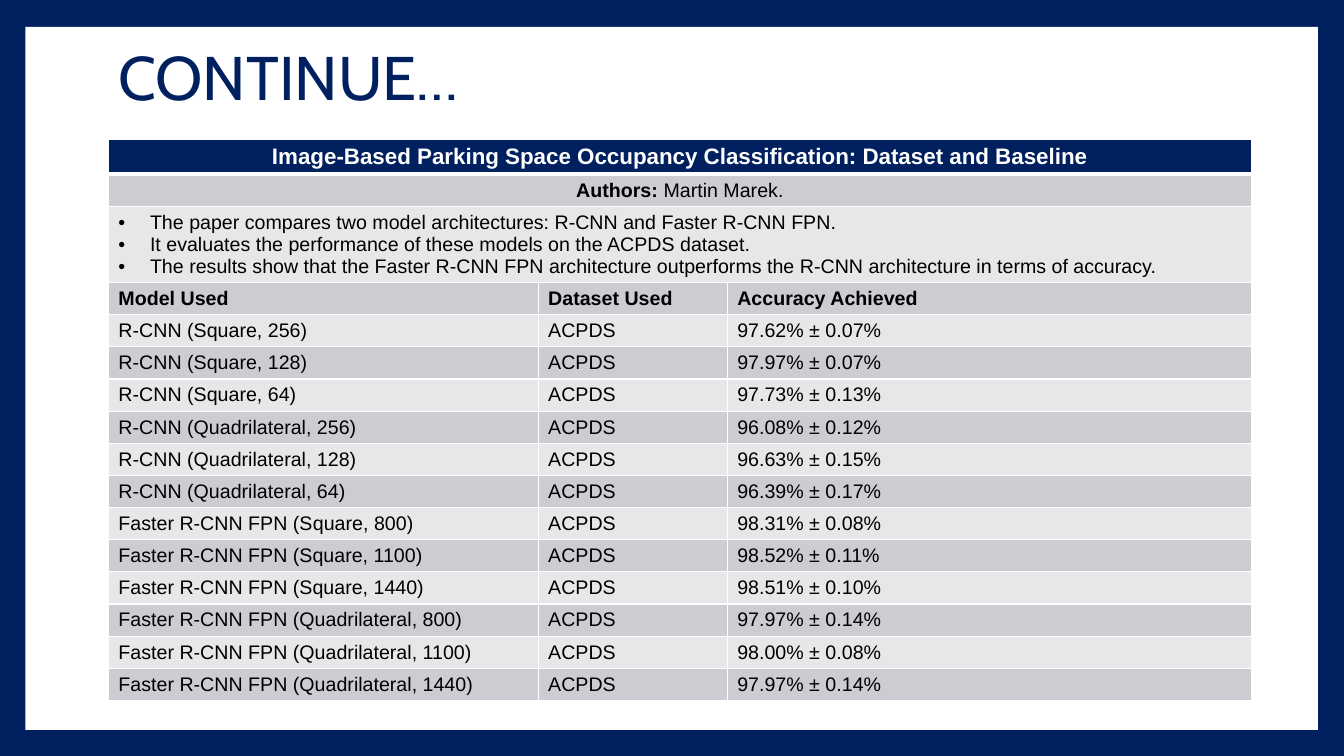
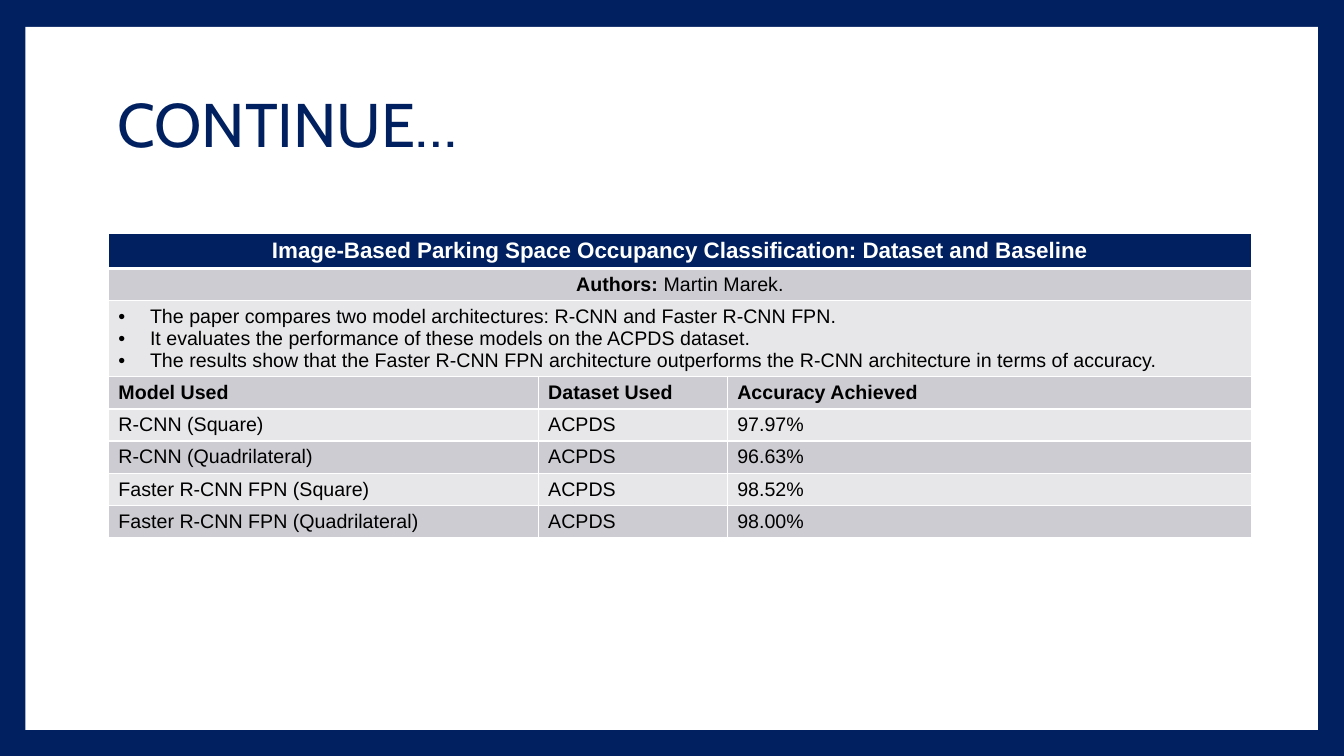
Before and after one commit to hassanarif1231/mphildata, a slide deck: slide 7 of Defence_Thesis.pptx. Drawn at 1344x756 pixels with LibreOffice and Linux fonts; fonts in the diff are those of the drawing. Boxes give left, top, right and bottom in pixels: in the first picture for what was removed or moved away, otherwise in the second. Text is boxed around its words. In the diff, an @@ line names an element or a change of style, - is before the commit and + after.

```diff
--- a/Defence_Thesis.pptx
+++ b/Defence_Thesis.pptx
@@ title "CONTINUE…": place and size @@
-title "CONTINUE…" at <box>118,56,458,101</box>
+title "CONTINUE…" at <box>117,103,457,148</box>
@@ table at <box>109,234,1252,554</box> @@
-row 5: R-CNN (Square, 256) | ACPDS | 97.62% ± 0.07%
-row 6: R-CNN (Square, 128) | ACPDS | 97.97% ± 0.07%
-row 7: R-CNN (Square, 64) | ACPDS | 97.73% ± 0.13%
-row 8: R-CNN (Quadrilateral, 256) | ACPDS | 96.08% ± 0.12%
-row 9: R-CNN (Quadrilateral, 128) | ACPDS | 96.63% ± 0.15%
-row 10: R-CNN (Quadrilateral, 64) | ACPDS | 96.39% ± 0.17%
-row 11: Faster R-CNN FPN (Square, 800) | ACPDS | 98.31% ± 0.08%
-row 12: Faster R-CNN FPN (Square, 1100) | ACPDS | 98.52% ± 0.11%
-row 13: Faster R-CNN FPN (Square, 1440) | ACPDS | 98.51% ± 0.10%
-row 14: Faster R-CNN FPN (Quadrilateral, 800) | ACPDS | 97.97% ± 0.14%
-row 15: Faster R-CNN FPN (Quadrilateral, 1100) | ACPDS | 98.00% ± 0.08%
-row 16: Faster R-CNN FPN (Quadrilateral, 1440) | ACPDS | 97.97% ± 0.14%
+row 5: R-CNN (Square) | ACPDS | 97.97%
+row 6: R-CNN (Quadrilateral) | ACPDS | 96.63%
+row 7: Faster R-CNN FPN (Square) | ACPDS | 98.52%
+row 8: Faster R-CNN FPN (Quadrilateral) | ACPDS | 98.00%
@@ table: place and size @@
-table at <box>109,139,1252,727</box>
+table at <box>109,234,1252,554</box>
```
Also in this commit, not shown: 9 other slides changed, 1 slide added, 2 slides removed.
